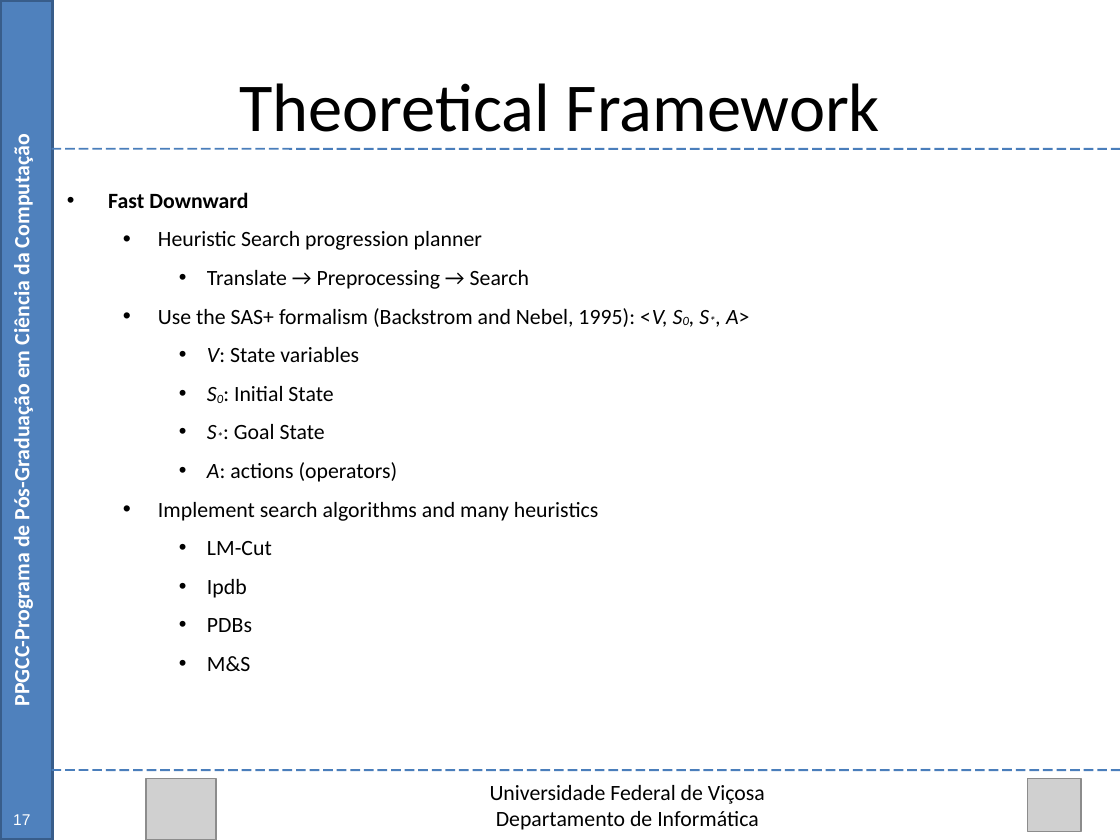
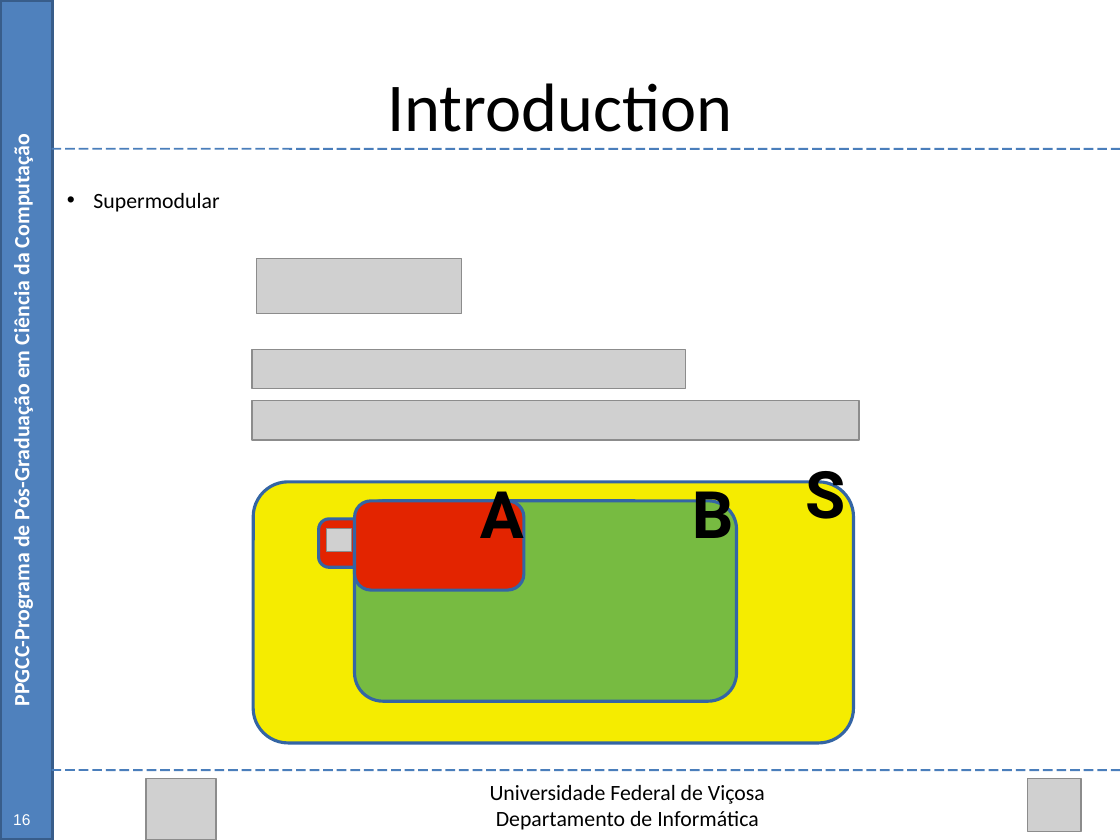
Before and after one commit to Marvinsky/research-marvin, a slide deck: slide 16 of latex/odp/selection heuristics.odp (slide 17 before the commit). Drawn at 1120x840 pixels with LibreOffice and Linux fonts; fonts in the diff are those of the drawing; grey boxes stand for pictures. Boxes give left, top, right and bottom in pixels: in the first picture for what was removed or moved away, otherwise in the second. Text is boxed around its words. In the diff, an @@ line names an element or a change of style, - is before the commit and + after.

Commit message:
10/09/15 update selection heuristics

```diff
--- a/latex/odp/selection heuristics.odp
+++ b/latex/odp/selection heuristics.odp
@@ text at box(387, 83, 732, 132): text changed @@
-Theoretical Framework
+Introduction
@@ text at box(93, 193, 219, 212): text changed @@
-• Fast Downward
-  • Heuristic Search progression planner
-    • Translate → Preprocessing → Search
-  • Use the SAS+ formalism (Backstrom and Nebel, 1995): <V, S0, S*, A>
-    • V: State variables
-    • S0: Initial State
-    • S*: Goal State
-    • A: actions (operators)
-  • Implement search algorithms and many heuristics
-    • LM-Cut
-    • Ipdb
-    • PDBs
-    • M&S
+• Supermodular
@@ picture added at box(256, 259, 461, 314) @@
@@ picture added at box(252, 349, 685, 389) @@
@@ picture added at box(252, 401, 859, 440) @@
@@ text added at box(480, 478, 524, 554), 42 pt, text #000000, bold @@
+A
@@ text added at box(692, 478, 734, 538), 42 pt, text #000000, bold @@
+B
@@ text added at box(805, 459, 845, 519), 42 pt, text #000000, bold @@
+S
@@ rounded rectangle added at box(253, 482, 853, 743), fill #F5EC00, outline #3465A4 2.01 pt @@
@@ rounded rectangle added at box(355, 501, 737, 701), fill #77BB41, outline #3465A4 2.01 pt @@
@@ rounded rectangle added at box(355, 501, 524, 590), fill #E32400, outline #3465A4 2.01 pt @@
@@ rounded rectangle added at box(318, 519, 377, 567), fill #E32400, outline #3465A4 2.01 pt @@
@@ picture added at box(327, 529, 352, 551) @@
@@ page number at box(13, 814, 30, 825): text changed @@
-17
+16
```
Also in this commit, not shown: 2 other slides changed, 1 slide removed.
